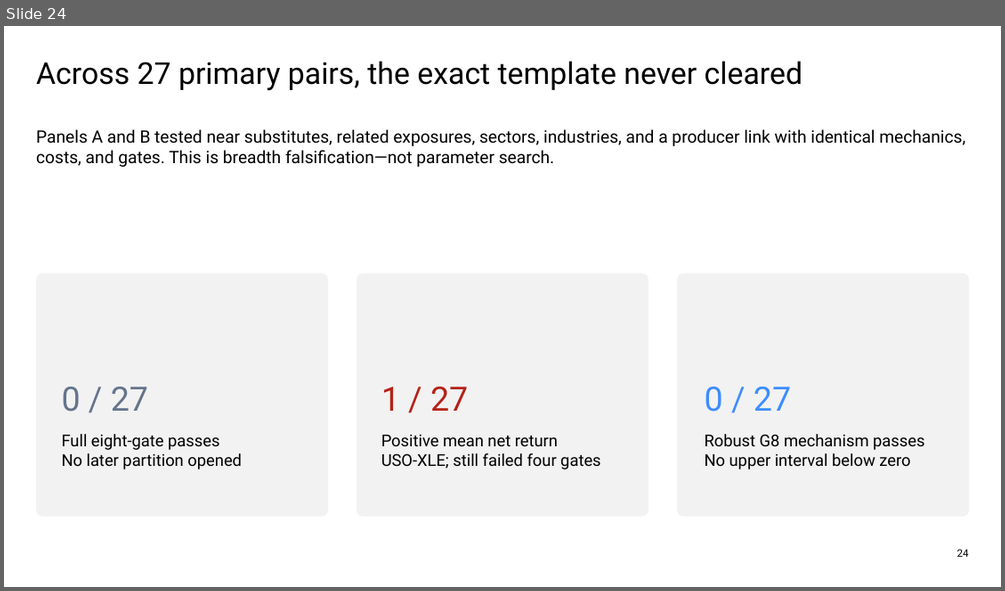
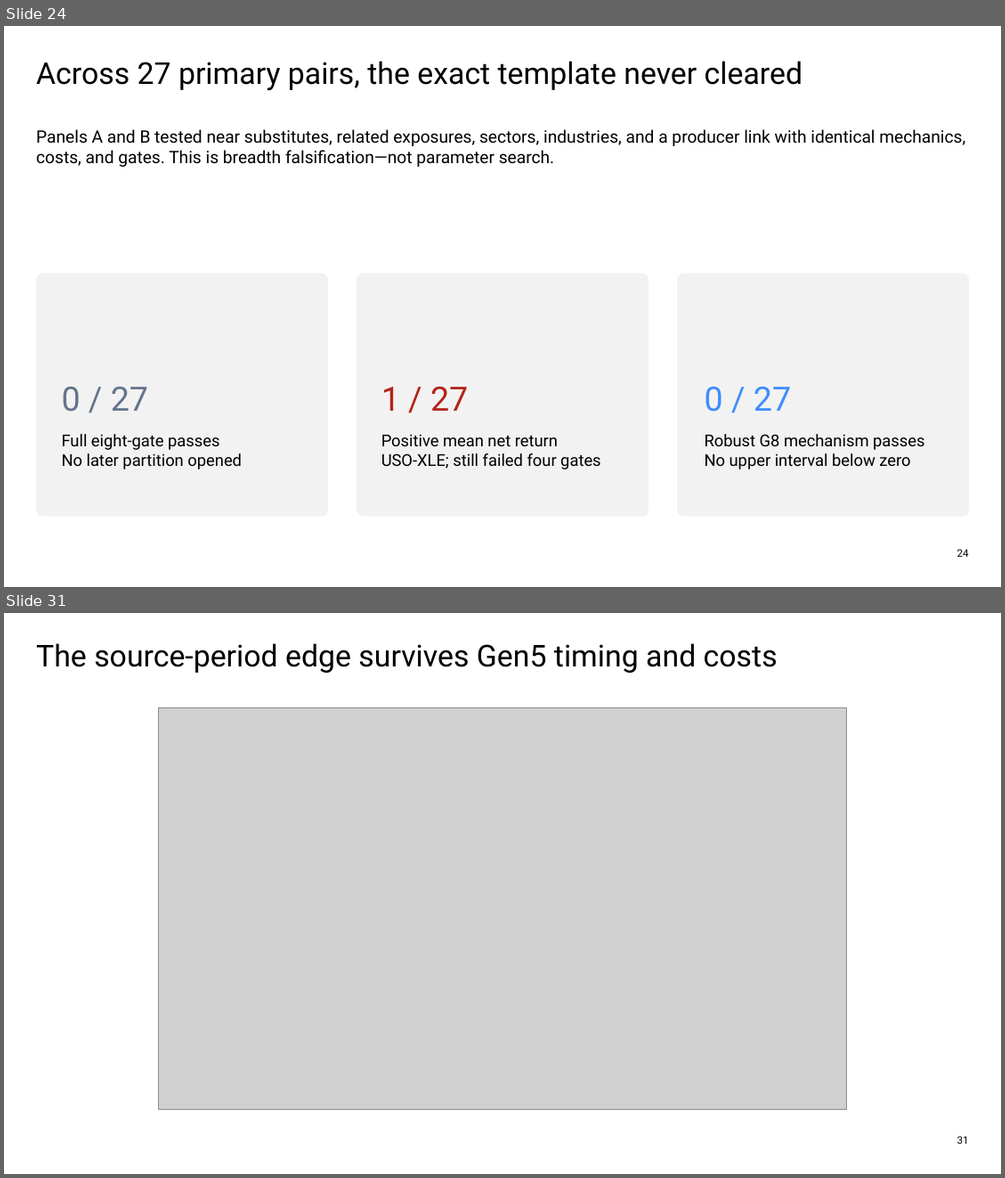
Before and after one commit to Francisc0Franc0/Time-Series-Modeling-Gen5, a slide deck: presentations/gen5_lit_mr_02_1_bollinger_evidence.pptx. Shown one above the other, each under a label of ours: slide 24 before the commit, slides 24 and 31 after it; the slides between them are not shown. The pictures are 1005x591 and 1005x1178 pixels, drawn with LibreOffice and Linux fonts; fonts in the diff are those of the drawing; grey boxes stand for pictures. Boxes give left, top, right and bottom in pixels: in the first picture for what was removed or moved away, otherwise in the second. Text is boxed around its words. In the diff, an @@ line names an element or a change of style, - is before the commit and + after.

```diff
--- a/presentations/gen5_lit_mr_02_1_bollinger_evidence.pptx
+++ b/presentations/gen5_lit_mr_02_1_bollinger_evidence.pptx
@@ slide 31 added at <box>4,613,1001,1174</box>, background #FFFFFF @@
@@ text added at <box>36,643,777,673</box>, 29 pt, text #000000 @@
+The source-period edge survives Gen5 timing and costs
@@ picture added at <box>159,708,847,1109</box> @@
@@ text added at <box>957,1135,969,1143</box>, 10 pt, text #000000 @@
+31
```
Also in this commit, not shown: 8 other slides added, 1 slide removed, 9 other files.
